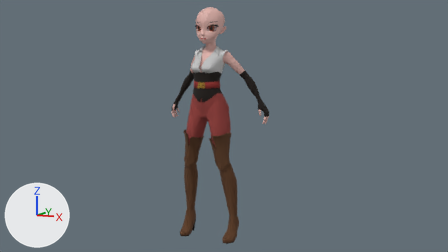
A saved change to the Blender file Anime.blend.
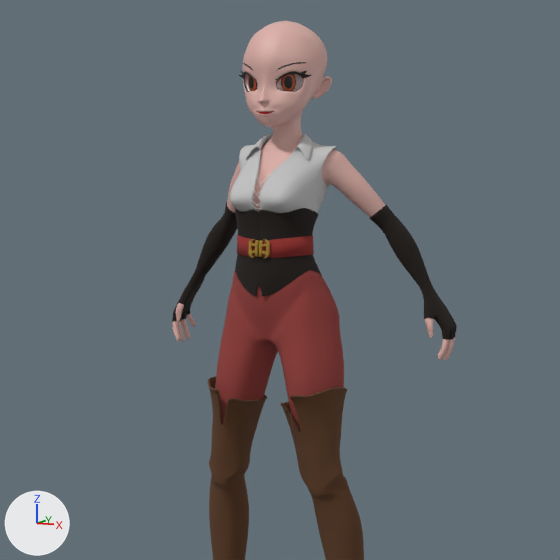
Each version appears first from the file's camera 'Camera', and next in a close-up on the part from 25% to 68% of the width and 0% to 76% of the height. Arrows for +X, +Y and +Z are at lower left; the lights stay in place.

In view in the first close-up: 'Belt', 'Body', 'Boots', 'Corset', 'Eye Brows', 'Eye Lashes', 'Eyes', 'Gloves', 'Pants', 'Shirt'.
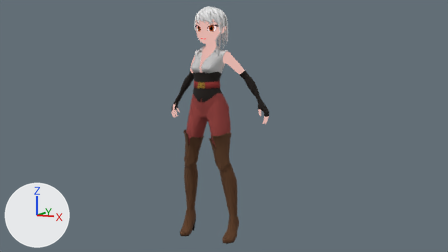
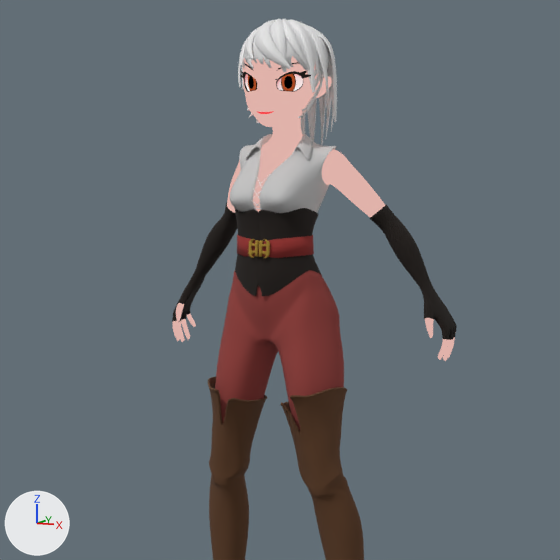
Commit message: Painting the Eyes

Pixel boxes (x1, y1, x2, y2) of what changed, in the close-ups (560 x 560 px):
'Body', recoloured (brown to pink)
    both: (173, 21, 455, 361)
'Hair Base Front', shown
    after: (242, 20, 320, 76)
'Hair Strand', shown
    after: (255, 20, 291, 69)
'Hair Strand.007', shown
    after: (289, 19, 315, 93)
'Hair Strand.009', shown
    after: (305, 24, 337, 122)
'Hair Strand.008', shown
    after: (297, 21, 330, 108)
'Hair Base Back', shown
    after: (242, 36, 330, 118)
'Hair Strand.002', shown
    after: (274, 19, 286, 72)
'Hair Strand.006', shown
    after: (282, 19, 307, 64)
'Eyes', recoloured
    both: (248, 74, 296, 91)
'Hair Strand.013', shown
    after: (307, 98, 317, 142)
'Hair Strand.012', shown
    after: (319, 76, 326, 145)
'Hair Strand.001', shown
    after: (245, 26, 261, 60)
'Hair Strand.011', shown
    after: (324, 69, 332, 140)
'Eye Lashes', recoloured
    both: (239, 70, 312, 83)
'Hair Strand.010', shown
    after: (323, 40, 334, 132)
'Hair Strand.003', shown
    after: (239, 38, 248, 65)
'Hair Strand.014', shown
    after: (301, 112, 305, 134)
'Eye Brows', recoloured
    both: (243, 62, 306, 70)
'Hair Strand.004', shown
    after: (238, 64, 241, 88)

What changed in the scene script:
```text
Change mat_body_texure:
    remove n0 = _N.new('ShaderNodeBsdfPrincipled'); n0.name = 'Principled BSDF'
    remove n0.distribution = 'GGX'
    remove n0.subsurface_method = 'RANDOM_WALK_SKIN'
    where n1 = _N.new('ShaderNodeOutputMaterial'); n1.name = 'Material Output'
    where n2 = _N.new('ShaderNodeTexImage'); n2.name = 'Image Texture'
    remove _L.new(n0.outputs[0], n1.inputs[0])  # 'BSDF' to 'Surface'
    remove _L.new(n2.outputs[0], n0.inputs[0])  # 'Color' to 'Base Color'
    add _L.new(n2.outputs[0], n1.inputs[0])  # 'Color' to 'Surface'
Change ob_hair_base_front:
    remove ob_hair_base_front.hide_set(True)  # its collection is switched off
Change ob_hair_base_back:
    remove ob_hair_base_back.hide_set(True)  # its collection is switched off
Change ob_hair_strand:
    remove ob_hair_strand.hide_set(True)  # its collection is switched off
Change ob_hair_strand_001:
    remove ob_hair_strand_001.hide_set(True)  # its collection is switched off
Change ob_hair_strand_002:
    remove ob_hair_strand_002.hide_set(True)  # its collection is switched off
Change ob_hair_strand_003:
    remove ob_hair_strand_003.hide_set(True)  # its collection is switched off
Change ob_hair_strand_004:
    remove ob_hair_strand_004.hide_set(True)  # its collection is switched off
Change ob_hair_strand_006:
    remove ob_hair_strand_006.hide_set(True)  # its collection is switched off
Change ob_hair_strand_007:
    remove ob_hair_strand_007.hide_set(True)  # its collection is switched off
Change ob_hair_strand_008:
    remove ob_hair_strand_008.hide_set(True)  # its collection is switched off
Change ob_hair_strand_009:
    remove ob_hair_strand_009.hide_set(True)  # its collection is switched off
Change ob_hair_strand_010:
    remove ob_hair_strand_010.hide_set(True)  # its collection is switched off
Change ob_hair_strand_011:
    remove ob_hair_strand_011.hide_set(True)  # its collection is switched off
Change ob_hair_strand_012:
    remove ob_hair_strand_012.hide_set(True)  # its collection is switched off
Change ob_hair_strand_013:
    remove ob_hair_strand_013.hide_set(True)  # its collection is switched off
Change ob_hair_strand_014:
    remove ob_hair_strand_014.hide_set(True)  # its collection is switched off
```
